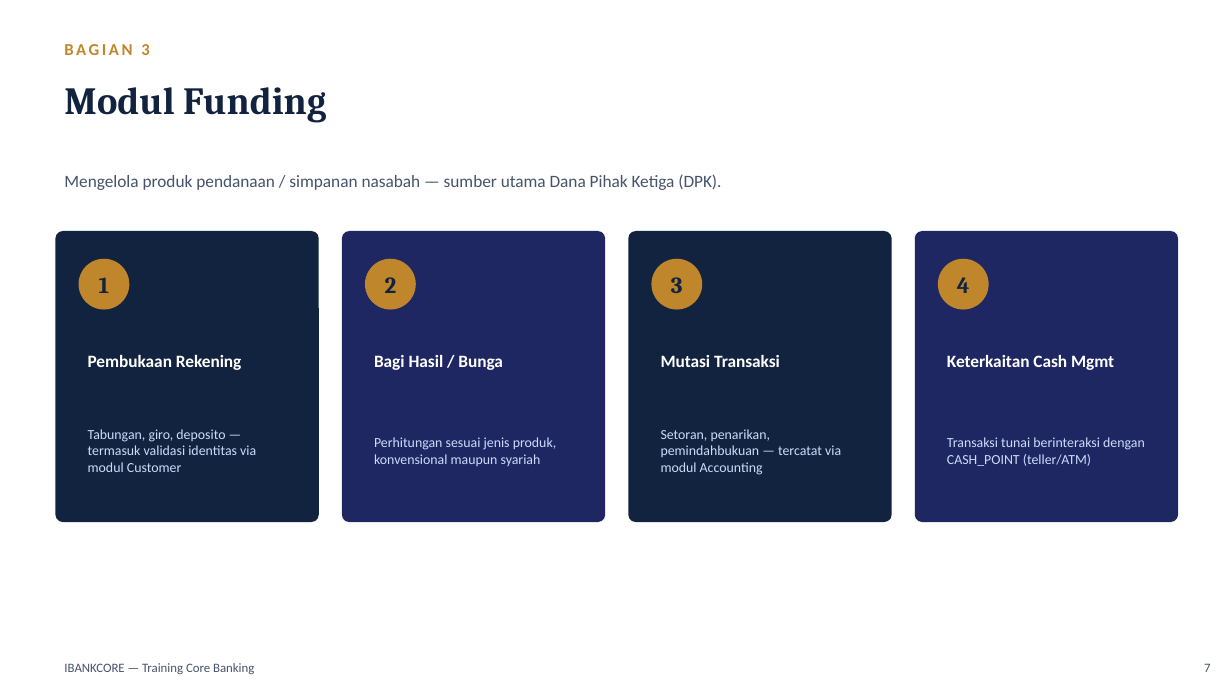
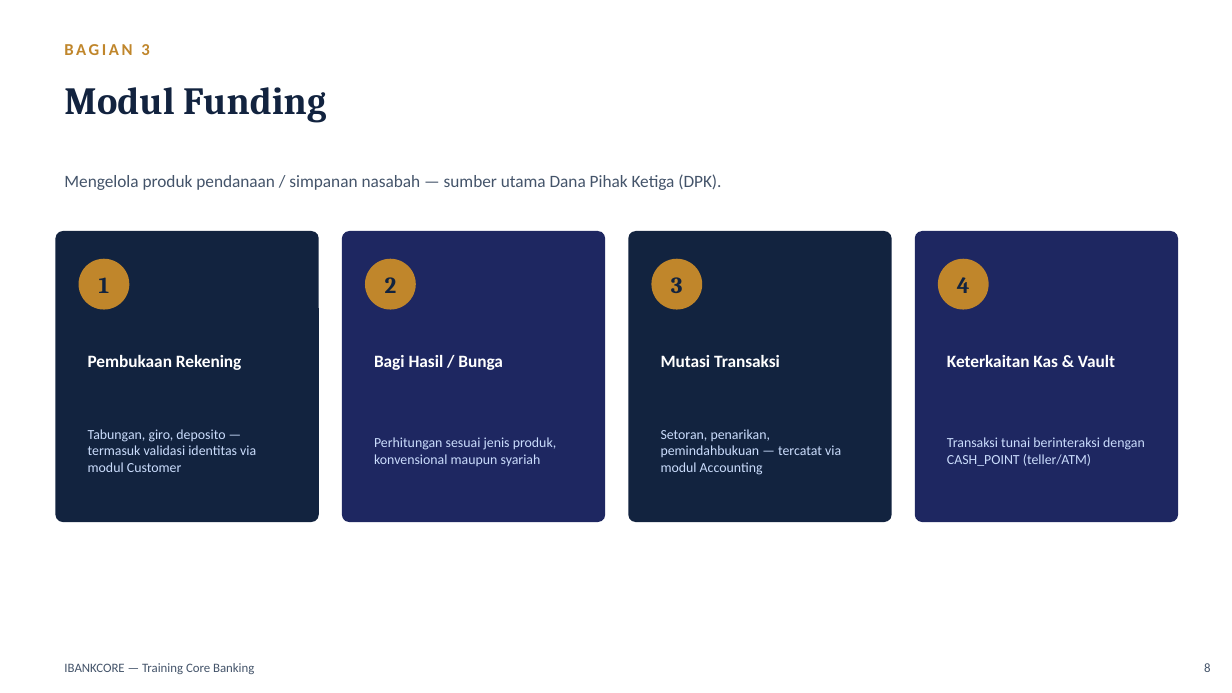
Before and after one commit to wisnu/ibankcore-training-materials, a slide deck: slide 8 of dist/materi_training_ibankcore.pptx (slide 7 before the commit). Drawn at 1232x693 pixels with LibreOffice and Linux fonts; fonts in the diff are those of the drawing. Boxes give left, top, right and bottom in pixels: in the first picture for what was removed or moved away, otherwise in the second. Text is boxed around its words. In the diff, an @@ line names an element or a change of style, - is before the commit and + after.

Commit message:
Add product/security/ops topics; rename Cash Management to Kas & Vault
Expand training materi/slides with additional topics discovered from
core/enterprise codebase: Deposito, Kliring, Teller/Counter, QRIS/VA,
Host-to-Host/REST API, Corporate Banking, CIF, Biller/Remittance, Dana
Haji, batch EOD/BOD, backup/DR, and maker-checker/security/audit.

Also rename the "Cash Management" module to "Kas & Vault (Teller/ATM)"
across diagrams, materi, and slides to avoid confusion with the
industry term "Cash Management System" (corporate CIF web portal),
which is a different thing from this internal physical-cash module.
Regenerate all diagram PNGs and rebuild dist/docx+pptx accordingly.

```diff
--- a/dist/materi_training_ibankcore.pptx
+++ b/dist/materi_training_ibankcore.pptx
@@ text at (947,355,1115,367): text changed @@
-Keterkaitan Cash Mgmt
+Keterkaitan Kas & Vault
@@ text at (1204,663,1210,672): text changed @@
-7
+8
```
Also in this commit, not shown: 11 other slides changed, 5 slides added, 8 other files.
